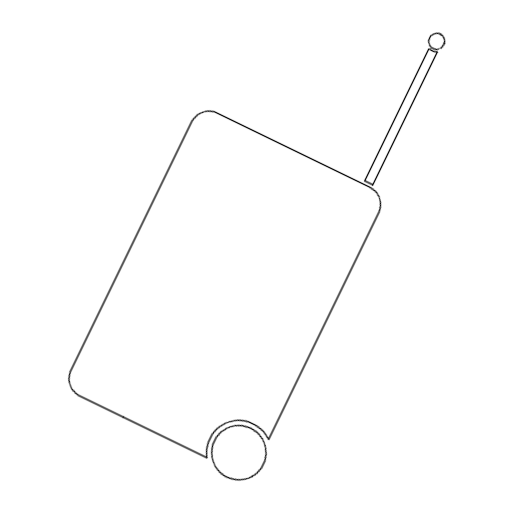
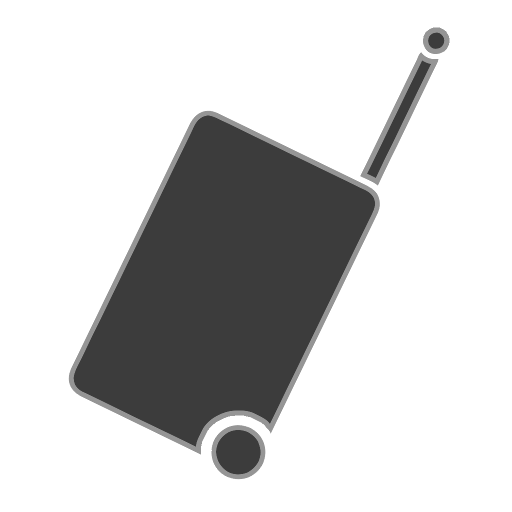
Before/after of a 512x512 layered artwork. What changed in the layer stack:
renamed "border" to "detail", painted on it over box(67, 31, 446, 482)
painted on "carry on" over box(68, 27, 450, 481)
